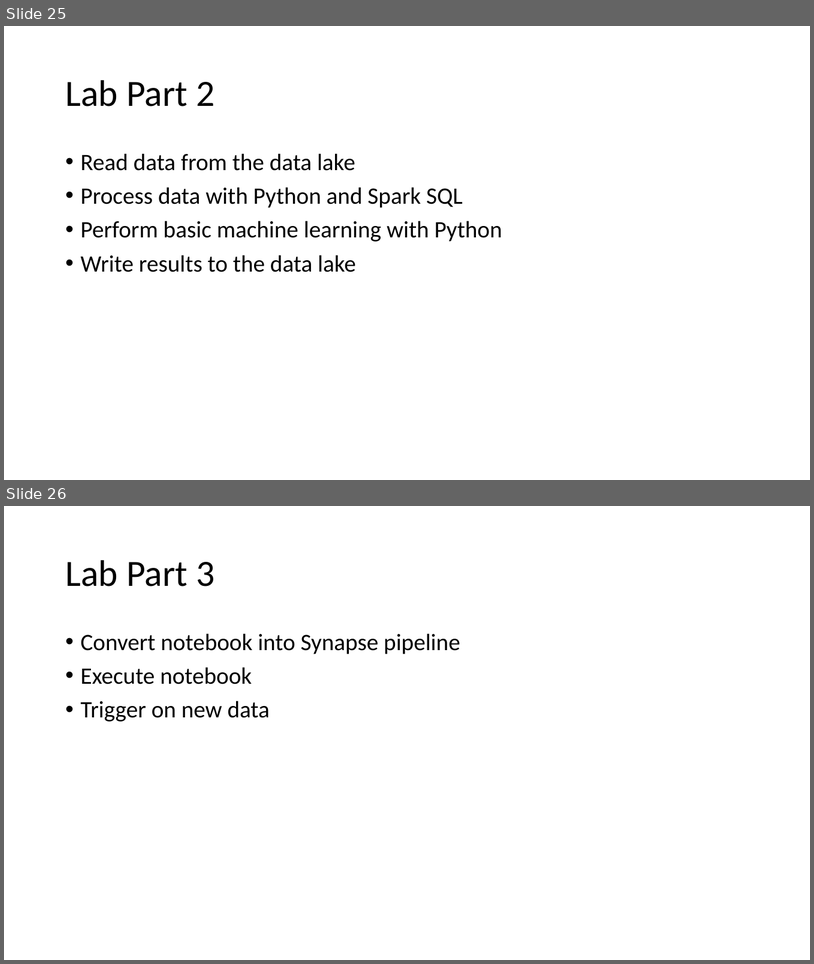
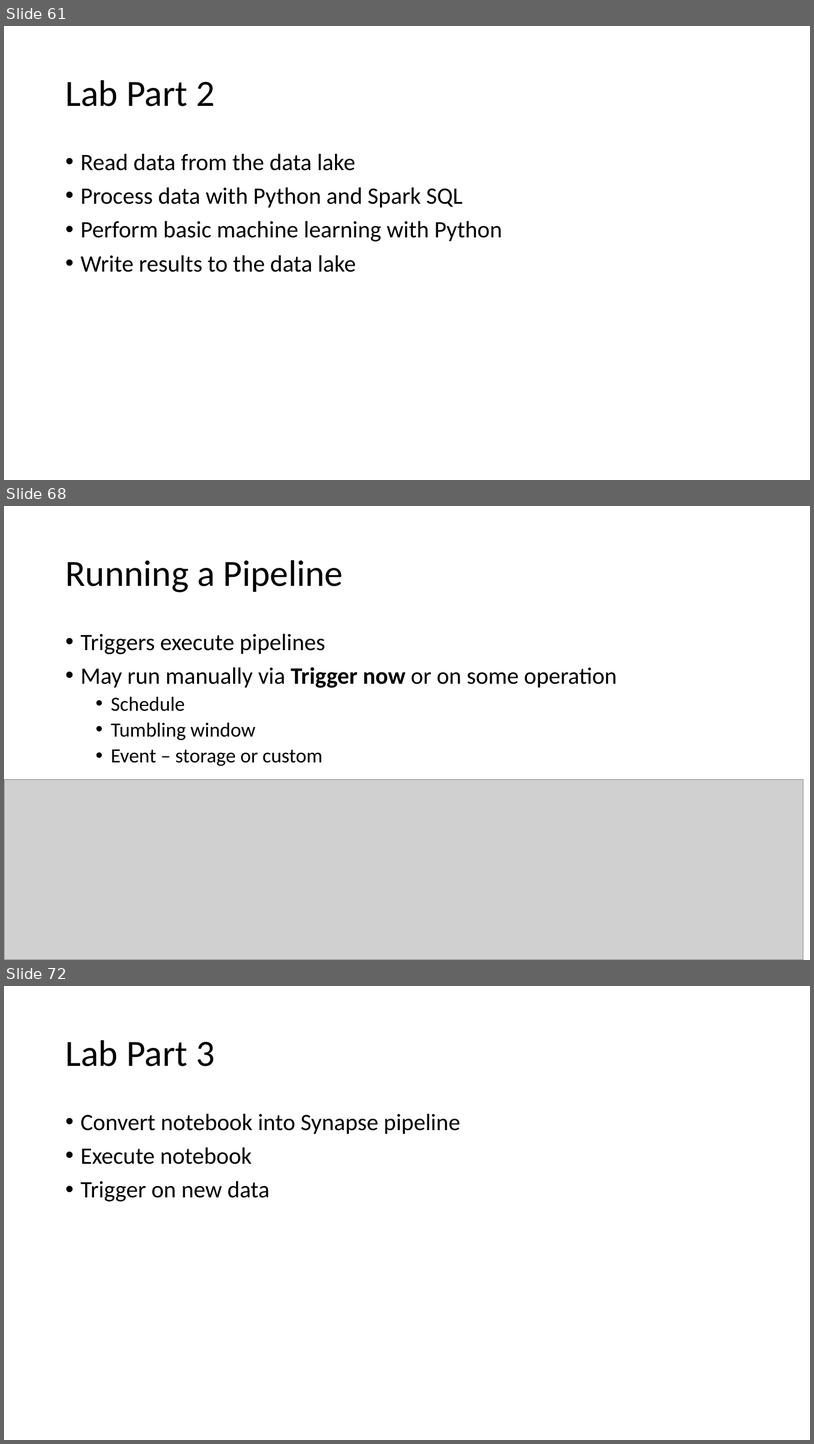
Before and after one commit to solliancenet/precon-synapse-power-bi, a slide deck: Slides/02 - Synapse Development.pptx. Shown one above the other, each under a label of ours: slides 25 and 26 before the commit, slides 61, 68 and 72 after it; the slides between them are not shown. The pictures are 814x964 and 814x1444 pixels, drawn with LibreOffice and Linux fonts; fonts in the diff are those of the drawing; grey boxes stand for pictures. Boxes give left, top, right and bottom in pixels: in the first picture for what was removed or moved away, otherwise in the second. Text is boxed around its words. In the diff, an @@ line names an element or a change of style, - is before the commit and + after.

```diff
--- a/Slides/02 - Synapse Development.pptx
+++ b/Slides/02 - Synapse Development.pptx
@@ slide 68 added at (4,506,810,960), background #FFFFFF @@
@@ title added at (65,560,344,592), 44 pt, text #000000 @@
+Running a Pipeline
@@ text added at (81,633,617,766), 28 pt, text #000000 @@
+• Triggers execute pipelines
+• May run manually via Trigger now or on some operation
+  • Schedule
+  • Tumbling window
+  • Event – storage or custom
@@ picture added at (4,780,804,960) @@
@@ what was slide 25 is now slide 61 @@
@@ what was slide 26 is now slide 72 @@
```
Also in this commit, not shown: 2 slides changed, 48 other slides added, 3 slides removed.
